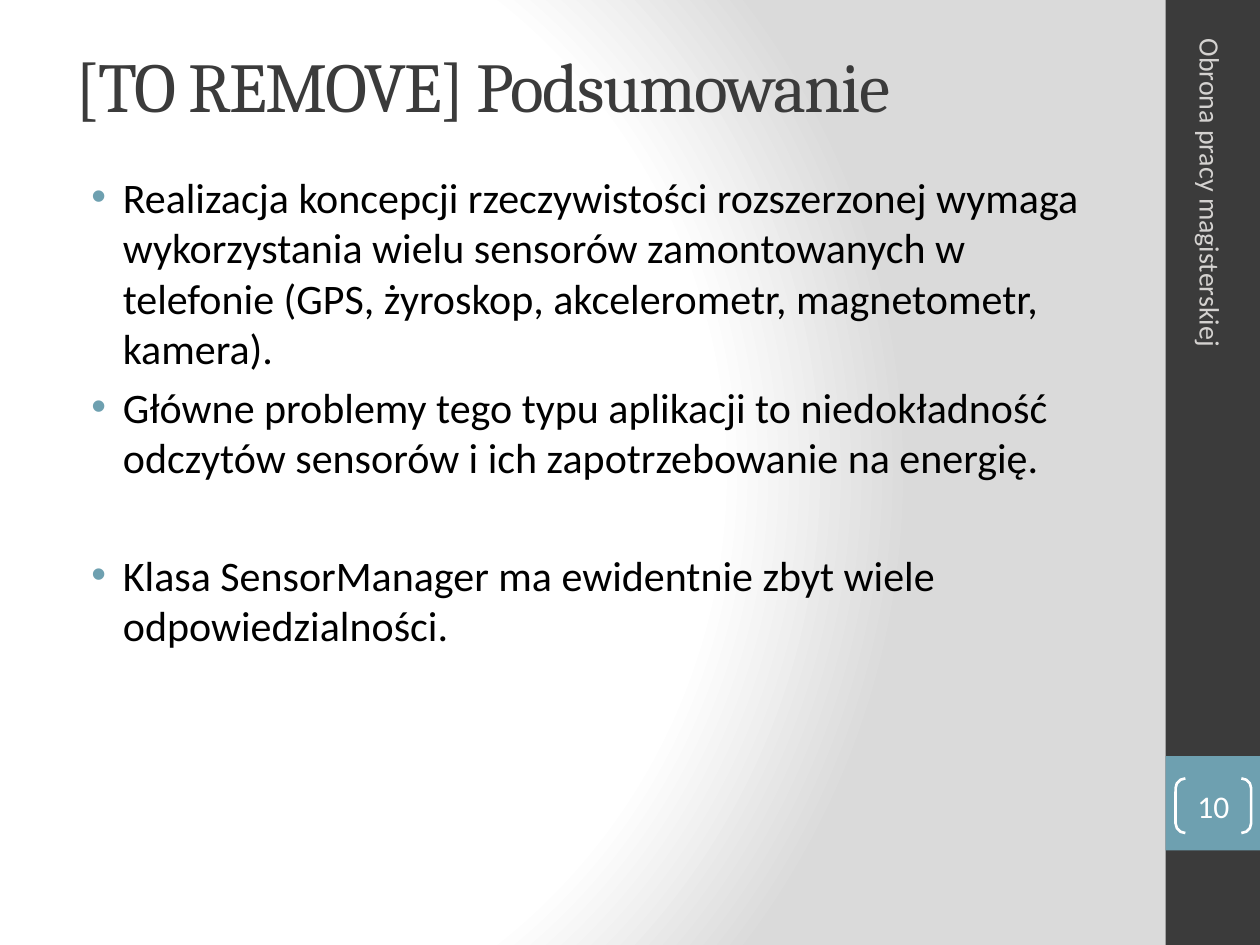
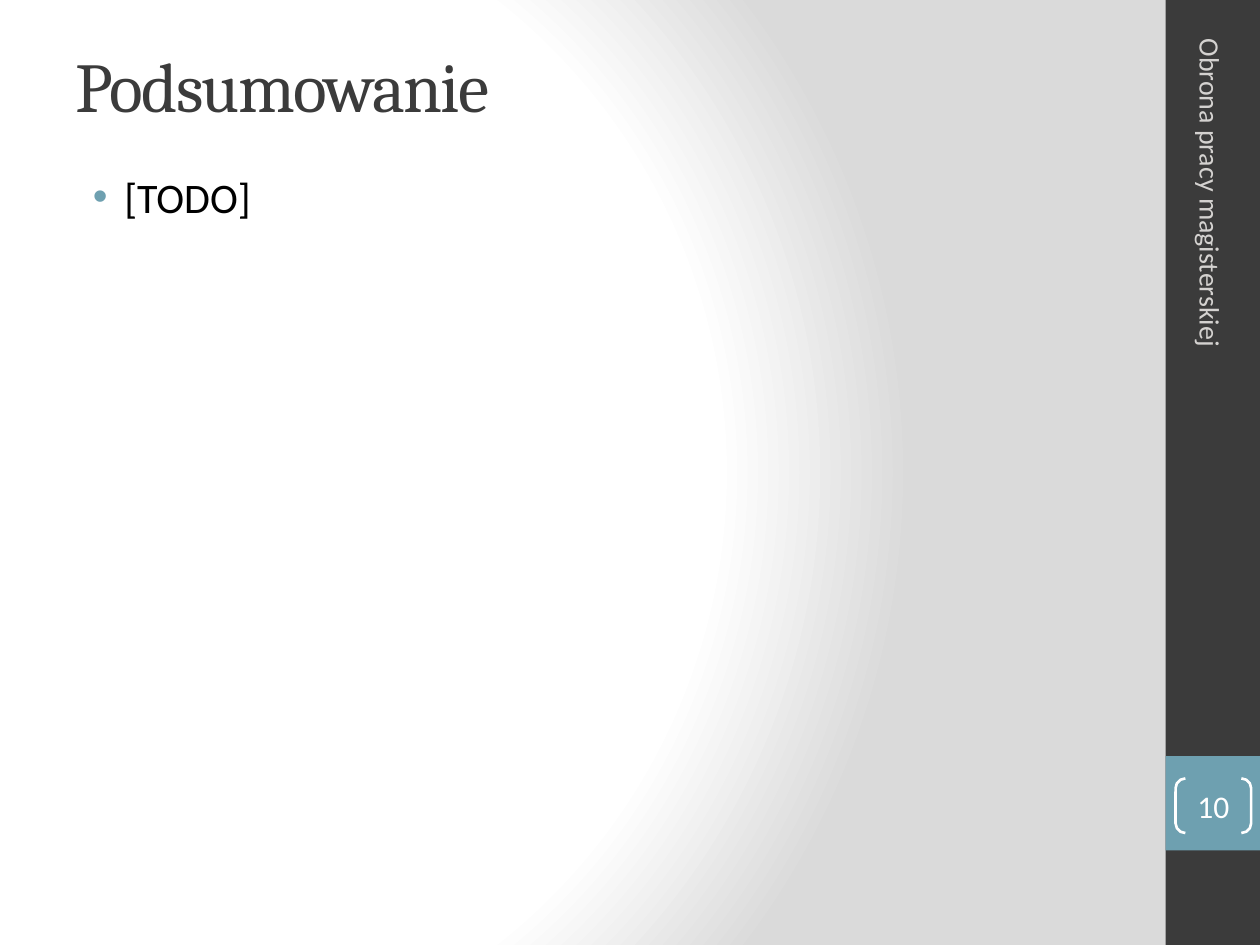
Before and after one commit to manisero/MasterThesis, a slide deck: slide 10 of thesis/presentation/presentation.pptx. Drawn at 1260x945 pixels with LibreOffice and Linux fonts; fonts in the diff are those of the drawing. Boxes give left, top, right and bottom in pixels: in the first picture for what was removed or moved away, otherwise in the second. Text is boxed around its words. In the diff, an @@ line names an element or a change of style, - is before the commit and + after.

```diff
--- a/thesis/presentation/presentation.pptx
+++ b/thesis/presentation/presentation.pptx
@@ title at (76,63,489,113): text changed @@
-[TO REMOVE] Podsumowanie
+Podsumowanie
@@ text removed at (123,183,1078,648) @@
-• Realizacja koncepcji rzeczywistości rozszerzonej wymaga wykorzystania wielu sensorów zamontowanych w telefonie (GPS, żyroskop, akcelerometr, magnetometr, kamera).
-• Główne problemy tego typu aplikacji to niedokładność odczytów sensorów i ich zapotrzebowanie na energię.
-• Klasa SensorManager ma ewidentnie zbyt wiele odpowiedzialności.
@@ text added at (124,182,250,219), 24 pt, text #000000 @@
+• [TODO]
```
Also in this commit, not shown: 3 other slides changed, 1 slide added.
